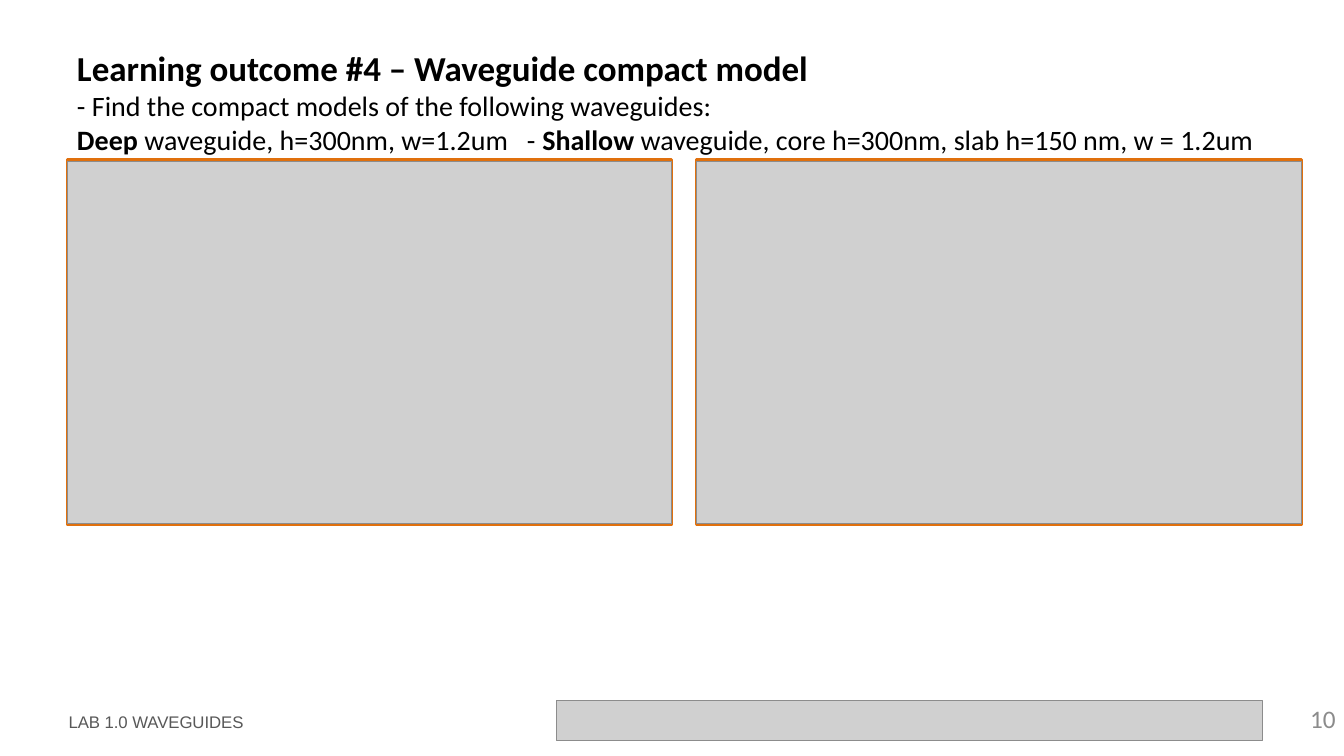
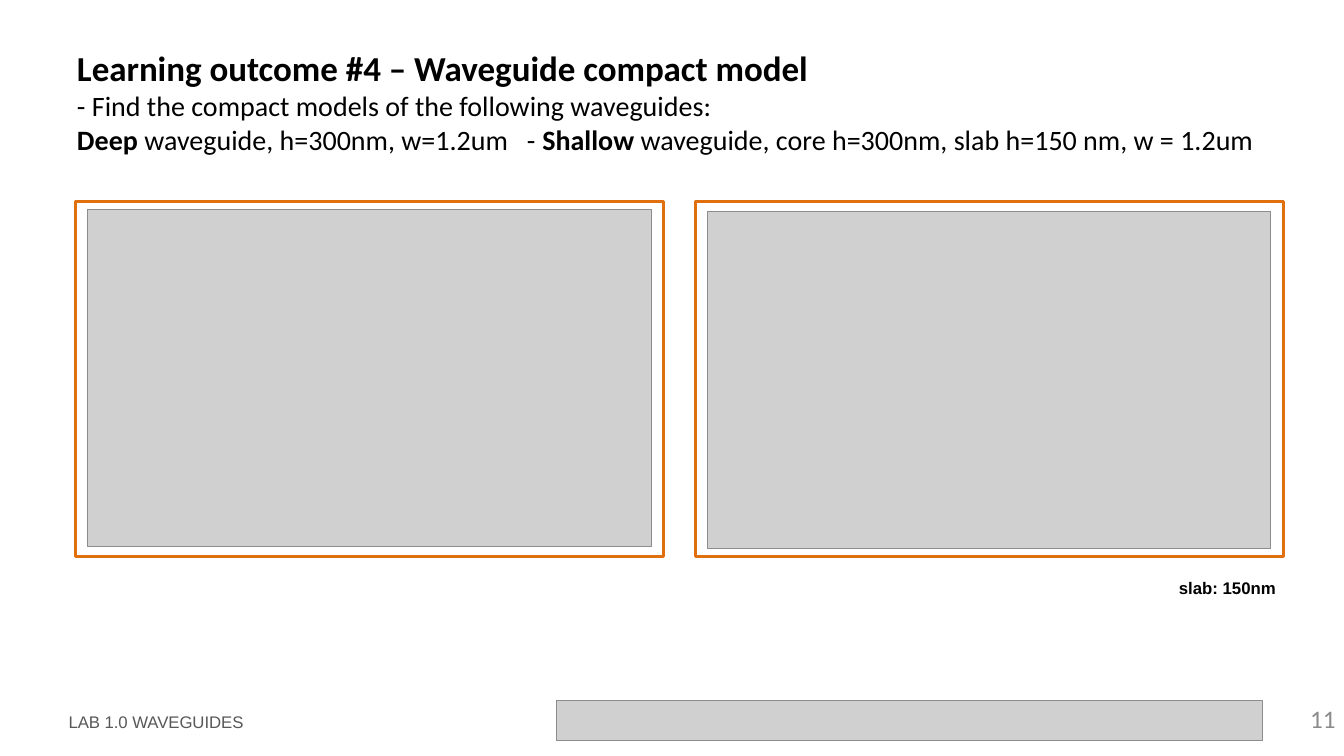
Before and after one commit to cccanvas-upv/cifoin-lab1, a slide deck: slide 11 of LabBook_10.pptx (slide 10 before the commit). Drawn at 1344x756 pixels with LibreOffice and Linux fonts; fonts in the diff are those of the drawing; grey boxes stand for pictures; background and template pictures are left out. Boxes give left, top, right and bottom in pixels: in the first picture for what was removed or moved away, otherwise in the second. Text is boxed around its words. In the diff, an @@ line names an element or a change of style, - is before the commit and + after.

```diff
--- a/LabBook_10.pptx
+++ b/LabBook_10.pptx
@@ rectangle: place and size @@
-rectangle at <box>68,159,673,524</box>
+rectangle at <box>76,202,663,558</box>
@@ picture: place and size @@
-picture at <box>68,161,673,524</box>
+picture at <box>88,209,651,546</box>
@@ rectangle: place and size @@
-rectangle at <box>697,159,1302,524</box>
+rectangle at <box>696,202,1284,558</box>
@@ picture: place and size @@
-picture at <box>697,161,1302,524</box>
+picture at <box>708,211,1270,548</box>
@@ text "slab: 150nm" rewrapped from <box>700,496,1305,526</box> to <box>1179,582,1276,594</box> @@
@@ page number at <box>1310,712,1336,728</box>: text changed @@
-10
+11
```
Also in this commit, not shown: 5 other slides changed, 2 slides added, 1 slide removed.
